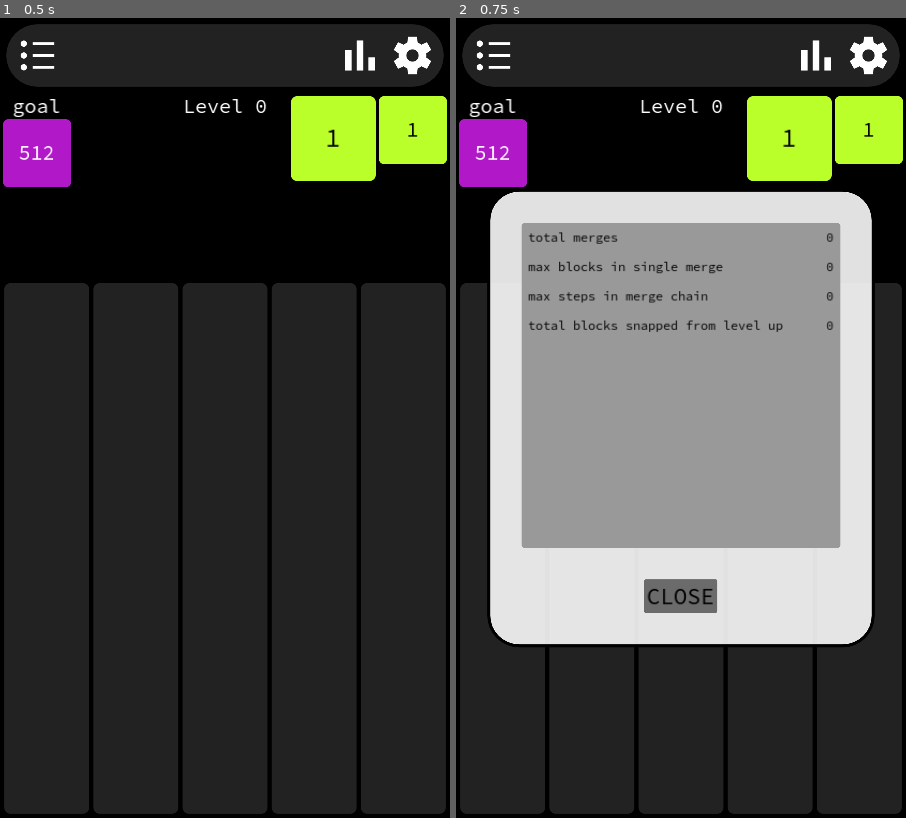
Above: before the commit, frames 1-2 (left to right).
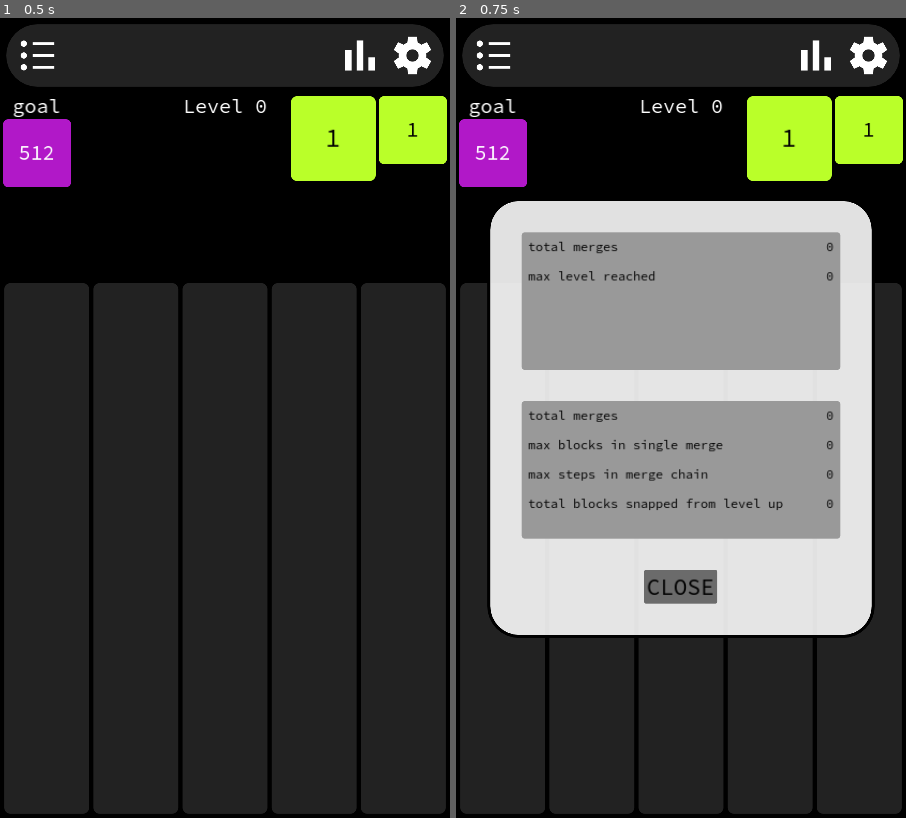
Above: after the commit, the same moments.

Repository: paulwrubel/merge-mania
Game: Godot game, scene res://scenes/main/main.tscn
Two runs of this game, one before a commit and one after it. Both use one fixed random seed, a clock stepped at 60 frames per second and the inputs below.
Inputs (mouse positions are in pixels of both pictures, inside the frame that each line leads up to):
- Up to frame 1 (0.5 s): no input
- Up to frame 2 (0.75 s): click (816, 58) at 0.5 s

Frame 1 is identical in both runs. In frame 2, 9.0% of the frame differs, in the area x 6-94%, y 21-79%.

Commit message:
add some global stats

Diff:
--- a/scenes/board/board.gd
+++ b/scenes/board/board.gd
@@ -5,6 +5,7 @@
 signal block_progression_advanced(new_block_progression)
 signal block_progression_refreshed(new_block_progression)
 signal board_filled()
+signal board_state_settled()
 
 const Column := preload("res://scenes/column/column.tscn")
 const Block := preload("res://scenes/block/block.tscn")
@@ -34,8 +35,6 @@
 
 const save_filename_format = "user://save{0}.json"
 
-var active_save_index = 0
-
 var viewport_width: float = ProjectSettings.get_setting("display/window/size/viewport_width")
 var viewport_height: float = ProjectSettings.get_setting("display/window/size/viewport_height")
 
@@ -72,6 +71,8 @@
 ]
 var blocks: Array[Array] = []
 var stats: SaveStatistics = null
+
+var metadata: Metadata = null
 
 
 # Called when the node enters the scene tree for the first time.
@@ -94,15 +95,13 @@
 	# various other setup
 	position = Vector2(0, viewport_height - height)
 
-	# load game or initialize empty blocks array
-	if not try_load_game():
-		# initialize blocks grid
-		for x in range(column_count):
-			var col = []
-			for y in range(row_count):
-				col.append(null)
-			blocks.append(col)
-		stats = SaveStatistics.new()
+	# initialize blocks grid
+	for x in range(column_count):
+		var col = []
+		for y in range(row_count):
+			col.append(null)
+		blocks.append(col)
+	stats = SaveStatistics.new()
 
 
 # Called every frame. 'delta' is the elapsed time since the previous frame.
@@ -110,8 +109,8 @@
 	pass
 
 
-func set_active_save_index(new_active_save_index: int):
-	active_save_index = new_active_save_index
+func set_metadata(new_metadata: Metadata):
+	metadata = new_metadata
 	reset_game()
 	if not try_load_game():
 		save_game()
@@ -122,7 +121,7 @@
 
 
 func get_save_filename() -> String:
-	return save_filename_format.format([active_save_index])
+	return save_filename_format.format([metadata.active_save_index])
 
 
 func save_game():
@@ -664,6 +663,7 @@
 
 	# update stats
 	stats.merge_count += merge_groups.size()
+	metadata.statistics.merge_count += merge_groups.size()
 
 
 func is_wildcard_block_position_valid(pos: Vector2i) -> bool:
@@ -937,6 +937,9 @@
 		block_progression.append_array(new_blocks)
 		block_progression_refreshed.emit(block_progression)
 
+	# update stats
+	metadata.statistics.max_level[difficulty] = current_level
+
 
 func try_check_board_filled():
 	if board_is_filled():
@@ -960,3 +963,4 @@
 		if chain_length > stats.max_chain:
 			stats.max_chain = chain_length
 		save_game()
+		board_state_settled.emit()
--- a/scenes/main/main.gd
+++ b/scenes/main/main.gd
@@ -9,41 +9,58 @@
 const meta_filename = "user://meta.json"
 const menu_transition_time_seconds = 0.2
 
+var metadata: Metadata = null
+
 var SaveSelectionScreen = null
 var StatisticsScreen = null
 var NewGameScreen = null
 
-var active_save_index = 0
-
 # Called when the node enters the scene tree for the first time.
 func _ready():
-	try_load_metadata()
+	if not try_load_metadata():
+		metadata = Metadata.new()
+		metadata.active_save_index = 0
+		metadata.statistics = GlobalStatistics.new()
+		save_metadata()
+	$Board.set_metadata(metadata)
+	$Board.board_state_settled.connect(_on_board_state_settled)
 
 
 # Called every frame. 'delta' is the elapsed time since the previous frame.
 func _process(_delta):
-	$Board.active_save_index = active_save_index
 	pass
+
+
+func save_metadata():
+	var metadata_file: FileAccess = FileAccess.open(meta_filename, FileAccess.WRITE)
+
+	var metadata_raw = metadata.save()
+
+	var metadata_save_string = JSON.stringify(metadata_raw)
+	print("saving metadata: ", metadata_save_string)
+	metadata_file.store_line(metadata_save_string)
 
 
 func try_load_metadata() -> bool:
 	if not FileAccess.file_exists(meta_filename):
 		return false
 
-	var meta_file: FileAccess = FileAccess.open(meta_filename, FileAccess.READ)
-	var meta_data_raw: String = meta_file.get_line()
-	print("loading: ", meta_data_raw)
+	var metadata_file: FileAccess = FileAccess.open(meta_filename, FileAccess.READ)
+	var metadata_string: String = metadata_file.get_line()
+	print("loading metadata: ", metadata_string)
 
-	var meta_data = JSON.parse_string(meta_data_raw)
-	if meta_data == null:
+	var metadata_raw = JSON.parse_string(metadata_string)
+	if metadata_raw == null:
 		return false
 
-	# current level
-	active_save_index = meta_data["active_save_index"]
-	$Board.set_active_save_index(active_save_index)
+	metadata = Metadata.load_from_save(metadata_raw)
+	$Board.set_metadata(metadata)
 
 	return true
 
+
+func _on_board_state_settled():
+	save_metadata()
 
 
 func _on_save_selection_button_pressed():
@@ -61,7 +78,7 @@
 
 func _on_statistics_button_pressed():
 	StatisticsScreen = StatisticsScreenScene.instantiate()
-	StatisticsScreen.set_statistics($Board.stats)
+	StatisticsScreen.set_statistics(metadata.statistics, $Board.stats)
 	StatisticsScreen.connect("close_button_pressed", _on_statistics_screen_close_button_pressed)
 	add_child(StatisticsScreen)
 
@@ -94,7 +111,7 @@
 
 
 func _on_save_selection_screen_save_row_button_pressed(save_index: int, save_slot_is_empty: bool):
-	active_save_index = save_index
+	metadata.active_save_index = save_index
 	if save_slot_is_empty:
 		# initialize the new game screen
 		NewGameScreen = NewGameScreenScene.instantiate()
@@ -115,7 +132,8 @@
 		tween.tween_callback(on_finish)
 	else:
 		# select the save and close the menu
-		$Board.set_active_save_index(active_save_index)
+		$Board.set_metadata(metadata)
+		save_metadata()
 
 		close_save_selection_menu()
 		$Board.is_active = true
@@ -148,7 +166,8 @@
 func _on_new_game_screen_difficulty_button_pressed(difficulty: Difficulty.Level):
 	# select difficulty and close the menu
 	$Board.set_difficulty(difficulty)
-	$Board.set_active_save_index(active_save_index)
+	$Board.set_metadata(metadata)
+	save_metadata()
 
 	close_new_game_menu()
 	$Board.is_active = true
--- a/scenes/statistics_screen/statistics_screen.gd
+++ b/scenes/statistics_screen/statistics_screen.gd
@@ -2,8 +2,13 @@
 
 signal close_button_pressed()
 
-var left_label: RichTextLabel = null
-var right_label: RichTextLabel = null
+var global_left_label: RichTextLabel = null
+var global_right_label: RichTextLabel = null
+
+var save_left_label: RichTextLabel = null
+var save_right_label: RichTextLabel = null
+
+var found_labels: bool = false
 
 
 # Called when the node enters the scene tree for the first time.
@@ -11,29 +16,50 @@
 	_find_labels()
 
 
-func set_statistics(save_stats: SaveStatistics):
-	if left_label == null or right_label == null:
+func set_statistics(global_stats: GlobalStatistics, save_stats: SaveStatistics):
+	if not found_labels:
 		_find_labels()
 
-	_add_stat_row("total merges", save_stats.merge_count)
-	_add_stat_row("max blocks in single merge", save_stats.max_merge)
-	_add_stat_row("max steps in merge chain", save_stats.max_chain)
-	_add_stat_row("total blocks snapped from level up", save_stats.blocks_snapped)
+	_add_global_stat_row("total merges", global_stats.merge_count)
+	var max_level = 0
+	for level in global_stats.max_level.values():
+		max_level = max(max_level, level)
+	_add_global_stat_row("max level reached", max_level)
+
+	_add_save_stat_row("total merges", save_stats.merge_count)
+	_add_save_stat_row("max blocks in single merge", save_stats.max_merge)
+	_add_save_stat_row("max steps in merge chain", save_stats.max_chain)
+	_add_save_stat_row("total blocks snapped from level up", save_stats.blocks_snapped)
 
 
-func _add_stat_row(key: String, val: Variant):
-	left_label.push_paragraph(HORIZONTAL_ALIGNMENT_LEFT)
-	left_label.append_text("{0}".format([key]))
-	left_label.pop()
+func _add_global_stat_row(key: String, val: Variant):
+	global_left_label.push_paragraph(HORIZONTAL_ALIGNMENT_LEFT)
+	global_left_label.append_text("{0}".format([key]))
+	global_left_label.pop()
 
-	right_label.push_paragraph(HORIZONTAL_ALIGNMENT_RIGHT)
-	right_label.append_text("{0}".format([val]))
-	right_label.pop()
+	global_right_label.push_paragraph(HORIZONTAL_ALIGNMENT_RIGHT)
+	global_right_label.append_text("{0}".format([val]))
+	global_right_label.pop()
+
+
+func _add_save_stat_row(key: String, val: Variant):
+	save_left_label.push_paragraph(HORIZONTAL_ALIGNMENT_LEFT)
+	save_left_label.append_text("{0}".format([key]))
+	save_left_label.pop()
+
+	save_right_label.push_paragraph(HORIZONTAL_ALIGNMENT_RIGHT)
+	save_right_label.append_text("{0}".format([val]))
+	save_right_label.pop()
 
 
 func _find_labels():
-	left_label = $PanelContainer/MarginContainer/VBoxContainer/PanelContainer/HBoxContainer/StatsLabelLeft
-	right_label = $PanelContainer/MarginContainer/VBoxContainer/PanelContainer/HBoxContainer/StatsLabelRight
+	global_left_label = $PanelContainer/MarginContainer/VBoxContainer/GlobalPanelContainer/HBoxContainer/StatsLabelLeft
+	global_right_label = $PanelContainer/MarginContainer/VBoxContainer/GlobalPanelContainer/HBoxContainer/StatsLabelRight
+
+	save_left_label = $PanelContainer/MarginContainer/VBoxContainer/SavePanelContainer/HBoxContainer/StatsLabelLeft
+	save_right_label = $PanelContainer/MarginContainer/VBoxContainer/SavePanelContainer/HBoxContainer/StatsLabelRight
+
+	found_labels = true
 
 
 func _on_close_button_pressed():
--- a/scenes/statistics_screen/statistics_screen.tscn
+++ b/scenes/statistics_screen/statistics_screen.tscn
@@ -44,16 +44,16 @@
 theme_override_constants/separation = 50
 alignment = 1
 
-[node name="PanelContainer" type="PanelContainer" parent="PanelContainer/MarginContainer/VBoxContainer"]
+[node name="GlobalPanelContainer" type="PanelContainer" parent="PanelContainer/MarginContainer/VBoxContainer"]
 layout_mode = 2
 theme_override_styles/panel = SubResource("StyleBoxFlat_tfjoh")
 
-[node name="HBoxContainer" type="HBoxContainer" parent="PanelContainer/MarginContainer/VBoxContainer/PanelContainer"]
+[node name="HBoxContainer" type="HBoxContainer" parent="PanelContainer/MarginContainer/VBoxContainer/GlobalPanelContainer"]
 layout_mode = 2
 theme_override_constants/separation = 0
 
-[node name="StatsLabelLeft" type="RichTextLabel" parent="PanelContainer/MarginContainer/VBoxContainer/PanelContainer/HBoxContainer"]
-custom_minimum_size = Vector2(0, 500)
+[node name="StatsLabelLeft" type="RichTextLabel" parent="PanelContainer/MarginContainer/VBoxContainer/GlobalPanelContainer/HBoxContainer"]
+custom_minimum_size = Vector2(0, 200)
 layout_mode = 2
 size_flags_horizontal = 3
 size_flags_stretch_ratio = 6.0
@@ -72,8 +72,55 @@
 bbcode_enabled = true
 fit_content = true
 
-[node name="StatsLabelRight" type="RichTextLabel" parent="PanelContainer/MarginContainer/VBoxContainer/PanelContainer/HBoxContainer"]
-custom_minimum_size = Vector2(0, 500)
+[node name="StatsLabelRight" type="RichTextLabel" parent="PanelContainer/MarginContainer/VBoxContainer/GlobalPanelContainer/HBoxContainer"]
+custom_minimum_size = Vector2(0, 200)
+layout_mode = 2
+size_flags_horizontal = 3
+theme_override_colors/default_color = Color(0, 0, 0, 1)
+theme_override_constants/line_separation = 20
+theme_override_fonts/normal_font = ExtResource("4_o8v2i")
+theme_override_fonts/bold_font = ExtResource("4_uh6su")
+theme_override_fonts/italics_font = ExtResource("5_jiruy")
+theme_override_fonts/bold_italics_font = ExtResource("6_u3r0m")
+theme_override_fonts/mono_font = ExtResource("4_o8v2i")
+theme_override_font_sizes/normal_font_size = 20
+theme_override_font_sizes/bold_font_size = 20
+theme_override_font_sizes/italics_font_size = 20
+theme_override_font_sizes/bold_italics_font_size = 20
+theme_override_font_sizes/mono_font_size = 20
+bbcode_enabled = true
+fit_content = true
+
+[node name="SavePanelContainer" type="PanelContainer" parent="PanelContainer/MarginContainer/VBoxContainer"]
+layout_mode = 2
+theme_override_styles/panel = SubResource("StyleBoxFlat_tfjoh")
+
+[node name="HBoxContainer" type="HBoxContainer" parent="PanelContainer/MarginContainer/VBoxContainer/SavePanelContainer"]
+layout_mode = 2
+theme_override_constants/separation = 0
+
+[node name="StatsLabelLeft" type="RichTextLabel" parent="PanelContainer/MarginContainer/VBoxContainer/SavePanelContainer/HBoxContainer"]
+custom_minimum_size = Vector2(0, 200)
+layout_mode = 2
+size_flags_horizontal = 3
+size_flags_stretch_ratio = 6.0
+theme_override_colors/default_color = Color(0, 0, 0, 1)
+theme_override_constants/line_separation = 20
+theme_override_fonts/normal_font = ExtResource("4_o8v2i")
+theme_override_fonts/bold_font = ExtResource("4_uh6su")
+theme_override_fonts/italics_font = ExtResource("5_jiruy")
+theme_override_fonts/bold_italics_font = ExtResource("6_u3r0m")
+theme_override_fonts/mono_font = ExtResource("4_o8v2i")
+theme_override_font_sizes/normal_font_size = 20
+theme_override_font_sizes/bold_font_size = 20
+theme_override_font_sizes/italics_font_size = 20
+theme_override_font_sizes/bold_italics_font_size = 20
+theme_override_font_sizes/mono_font_size = 20
+bbcode_enabled = true
+fit_content = true
+
+[node name="StatsLabelRight" type="RichTextLabel" parent="PanelContainer/MarginContainer/VBoxContainer/SavePanelContainer/HBoxContainer"]
+custom_minimum_size = Vector2(0, 200)
 layout_mode = 2
 size_flags_horizontal = 3
 theme_override_colors/default_color = Color(0, 0, 0, 1)
--- /dev/null
+++ b/scripts/data/global_statistics.gd
@@ -0,0 +1,44 @@
+class_name GlobalStatistics
+extends RefCounted
+
+var merge_count: int = 0
+var max_level: Dictionary = {
+	Difficulty.Level.TRIVIAL: 0,
+	Difficulty.Level.EASY: 0,
+	Difficulty.Level.NORMAL: 0,
+	Difficulty.Level.HARD: 0,
+	Difficulty.Level.EXPERT: 0,
+}
+# var max_merge: int = 0
+# var max_chain: int = 0
+# var blocks_snapped: int = 0
+
+static func load_from_save(data: Dictionary) -> GlobalStatistics:
+	var stats = GlobalStatistics.new()
+	stats.merge_count = data["merge_count"]
+	stats.max_level = {}
+	for key in data["max_level"].keys():
+		var fstring = "{0}"
+		match key as Difficulty.Level:
+			Difficulty.Level.TRIVIAL:
+				stats.max_level[Difficulty.Level.TRIVIAL] = data["max_level"][fstring.format([Difficulty.Level.TRIVIAL])]
+			Difficulty.Level.EASY:
+				stats.max_level[Difficulty.Level.EASY] = data["max_level"][fstring.format([Difficulty.Level.EASY])]
+			Difficulty.Level.NORMAL:
+				stats.max_level[Difficulty.Level.NORMAL] = data["max_level"][fstring.format([Difficulty.Level.NORMAL])]
+			Difficulty.Level.HARD:
+				stats.max_level[Difficulty.Level.HARD] = data["max_level"][fstring.format([Difficulty.Level.HARD])]
+			Difficulty.Level.EXPERT:
+				stats.max_level[Difficulty.Level.EXPERT] = data["max_level"][fstring.format([Difficulty.Level.EXPERT])]
+	# stats.max_merge = data["max_merge"]
+	# stats.max_chain = data["max_chain"]
+	# stats.blocks_snapped = data["blocks_snapped"]
+	return stats
+
+func save() -> Dictionary:
+	return {
+		"merge_count": merge_count,
+		"max_level": max_level,
+		# "max_chain": max_chain,
+		# "blocks_snapped": blocks_snapped,
+	}
--- /dev/null
+++ b/scripts/data/metadata.gd
@@ -0,0 +1,17 @@
+class_name Metadata
+extends RefCounted
+
+var active_save_index: int = 0
+var statistics: GlobalStatistics = null
+
+static func load_from_save(data: Dictionary) -> Metadata:
+	var metadata = Metadata.new()
+	metadata.active_save_index = data["active_save_index"]
+	metadata.statistics = GlobalStatistics.load_from_save(data["statistics"])
+	return metadata
+
+func save() -> Dictionary:
+	return {
+		"active_save_index": active_save_index,
+		"statistics": statistics.save(),
+	}
